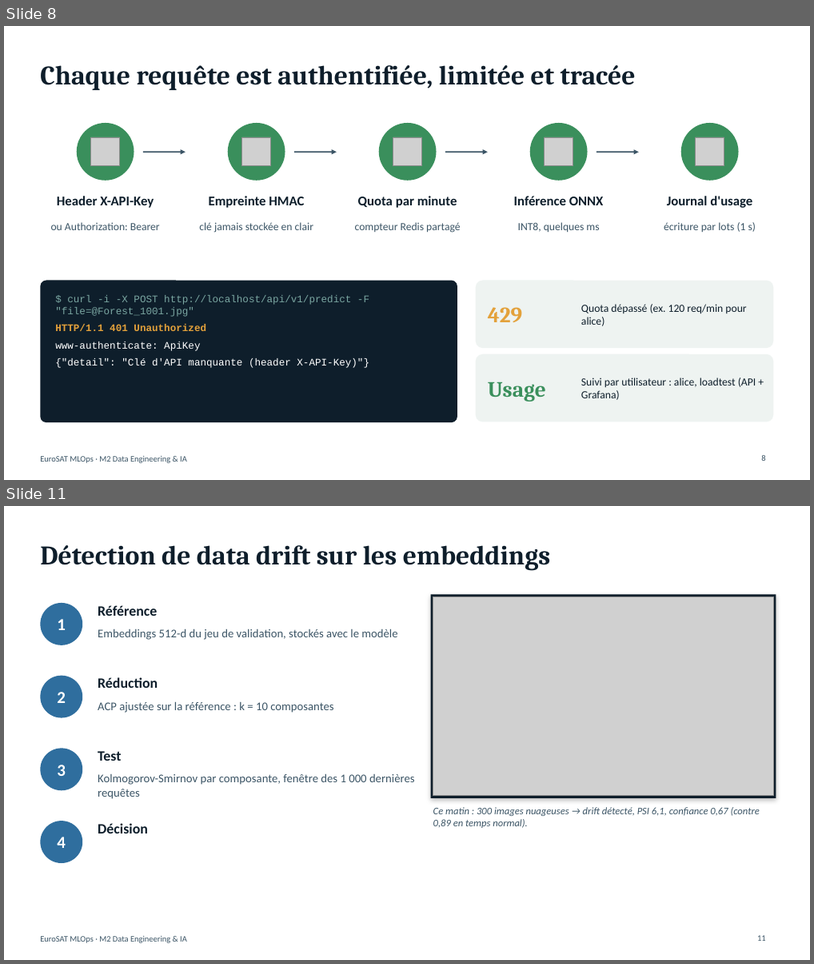
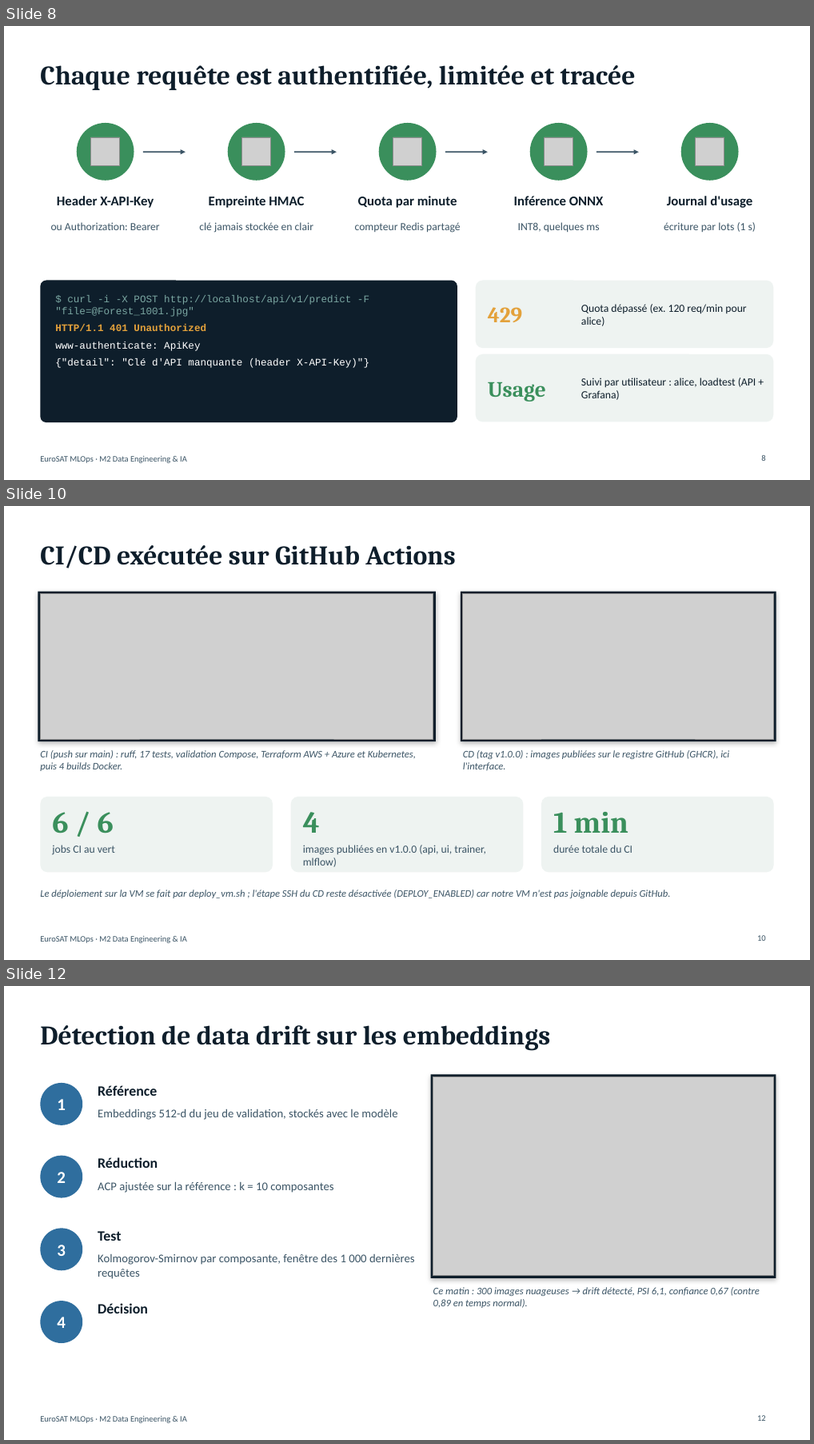
Before and after one commit to nplnguyen/eurosat-mlops, a slide deck: presentation/soutenance-mlops-eurosat.pptx. Shown one above the other, each under a label of ours: slides 8 and 11 before the commit, slides 8, 10 and 12 after it; the slides between them are not shown. The pictures are 814x964 and 814x1444 pixels, drawn with LibreOffice and Linux fonts; fonts in the diff are those of the drawing; grey boxes stand for pictures. Boxes give left, top, right and bottom in pixels: in the first picture for what was removed or moved away, otherwise in the second. Text is boxed around its words. In the diff, an @@ line names an element or a change of style, - is before the commit and + after.

Commit message:
Slides : déploiement VM + test de charge en production

```diff
--- a/presentation/soutenance-mlops-eurosat.pptx
+++ b/presentation/soutenance-mlops-eurosat.pptx
@@ slide 10 added at [4,506,810,960], background #FFFFFF; not listed: 1 template element that a slide beside it also shows @@
@@ title added at [40,545,455,568], 32 pt, text #0E1E2B, bold @@
+CI/CD exécutée sur GitHub Actions
@@ rectangle added at [38,592,436,741], fill #0E1E2B @@
@@ picture added at [40,594,434,739] @@
@@ rectangle added at [461,592,777,741], fill #0E1E2B @@
@@ picture added at [463,594,774,739] @@
@@ text added at [40,750,416,771], 12 pt, text #3C5566, italic @@
+CI (push sur main) : ruff, 17 tests, validation Compose, Terraform AWS + Azure et Kubernetes, puis 4 builds Docker.
@@ text added at [463,750,730,771], 12 pt, text #3C5566, italic @@
+CD (tag v1.0.0) : images publiées sur le registre GitHub (GHCR), ici l'interface.
@@ rounded rectangle added at [40,796,273,872], fill #EEF3F1 @@
@@ text added at [52,812,114,833], 36 pt, text #3A8F5C, bold @@
+6 / 6
@@ rounded rectangle added at [290,796,523,872], fill #EEF3F1 @@
@@ text added at [303,812,320,832], 36 pt, text #3A8F5C, bold @@
+4
@@ rounded rectangle added at [542,796,774,872], fill #EEF3F1 @@
@@ text added at [554,812,629,832], 36 pt, text #3A8F5C, bold @@
+1 min
@@ text added at [52,844,115,855], 13 pt, text #3C5566 @@
+jobs CI au vert
@@ text added at [303,844,486,867], 13 pt, text #3C5566 @@
+images publiées en v1.0.0 (api, ui, trainer, mlflow)
@@ text added at [554,844,633,852], 13 pt, text #3C5566 @@
+durée totale du CI
@@ text added at [40,889,671,898], 12 pt, text #3C5566, italic @@
+Le déploiement sur la VM se fait par deploy_vm.sh ; l'étape SSH du CD reste désactivée (DEPLOY_ENABLED) car notre VM n'est pas joignable depuis GitHub.
@@ page number added at [758,935,766,940], 10 pt, text #3C5566 @@
+10
@@ what was slide 11 is now slide 12 @@
```
Also in this commit, not shown: 3 slides changed, 1 other slide added.
